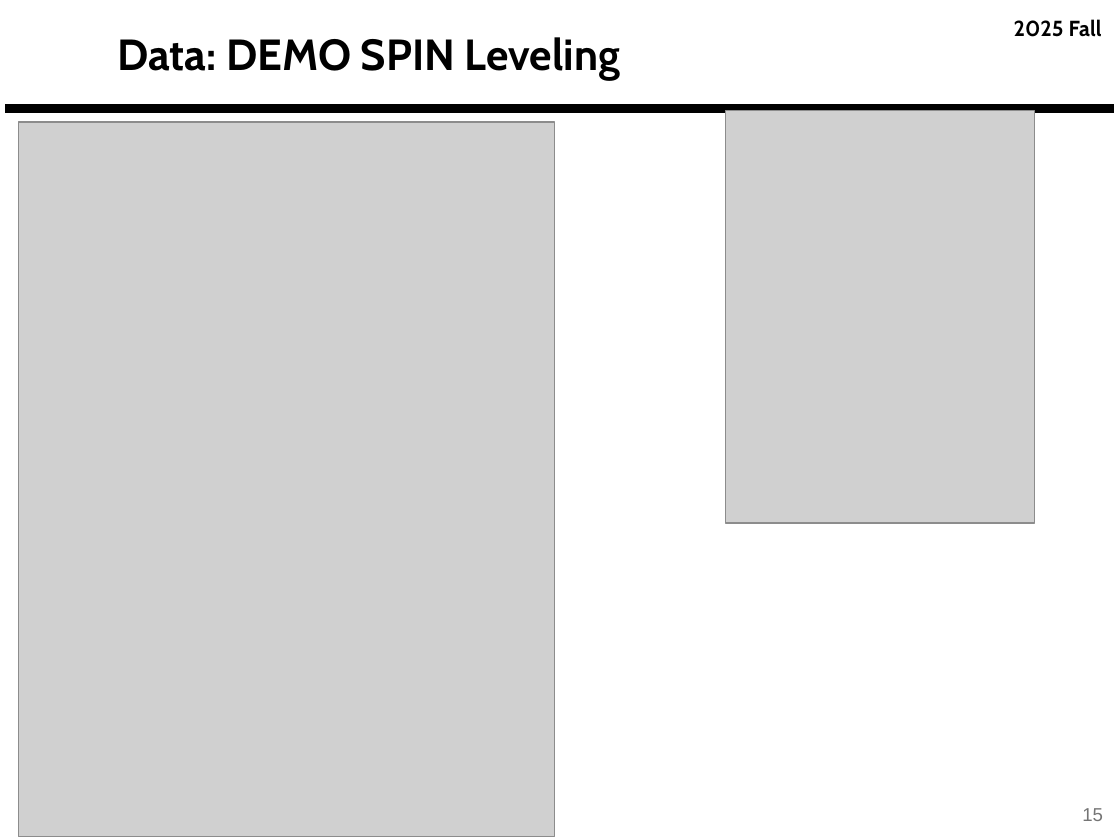
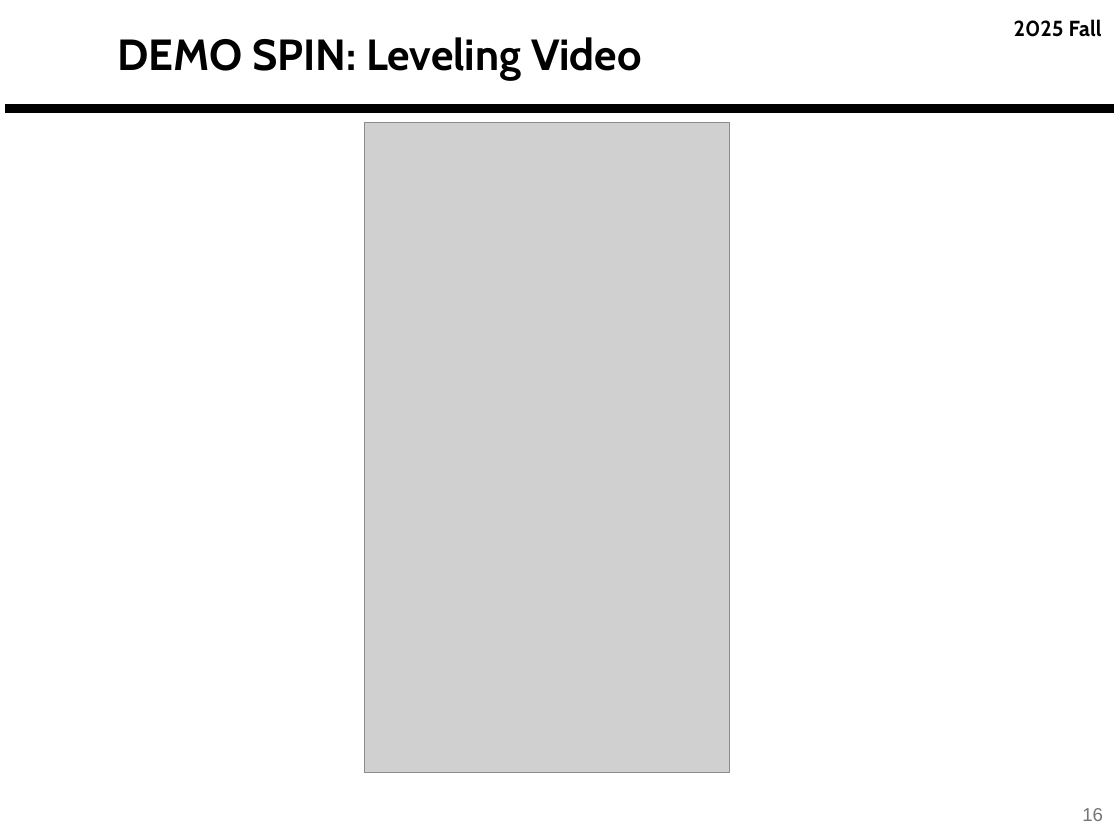
Before and after one commit to derek-weissinger-usafa/Astro-331-Lab-8, a slide deck: slide 16 of Reports/Astro 331 Lab 8_2_3 Body Problem_Prelim_Pres_FILLED.pptx (slide 15 before the commit). Drawn at 1120x840 pixels with LibreOffice and Linux fonts; fonts in the diff are those of the drawing; grey boxes stand for pictures; background and template pictures are left out. Boxes give left, top, right and bottom in pixels: in the first picture for what was removed or moved away, otherwise in the second. Text is boxed around its words. In the diff, an @@ line names an element or a change of style, - is before the commit and + after.

```diff
--- a/Reports/Astro 331 Lab 8_2_3 Body Problem_Prelim_Pres_FILLED.pptx
+++ b/Reports/Astro 331 Lab 8_2_3 Body Problem_Prelim_Pres_FILLED.pptx
@@ title at [117, 37, 642, 80]: text changed @@
-Data: DEMO SPIN Leveling
+DEMO SPIN: Leveling Video
@@ picture removed at [725, 111, 1034, 523] @@
@@ picture removed at [19, 122, 556, 837] @@
@@ picture added at [364, 123, 729, 773] @@
@@ page number at [1082, 808, 1103, 821]: text changed @@
-15
+16
```
Also in this commit, not shown: 4 other slides changed, 1 slide added.
